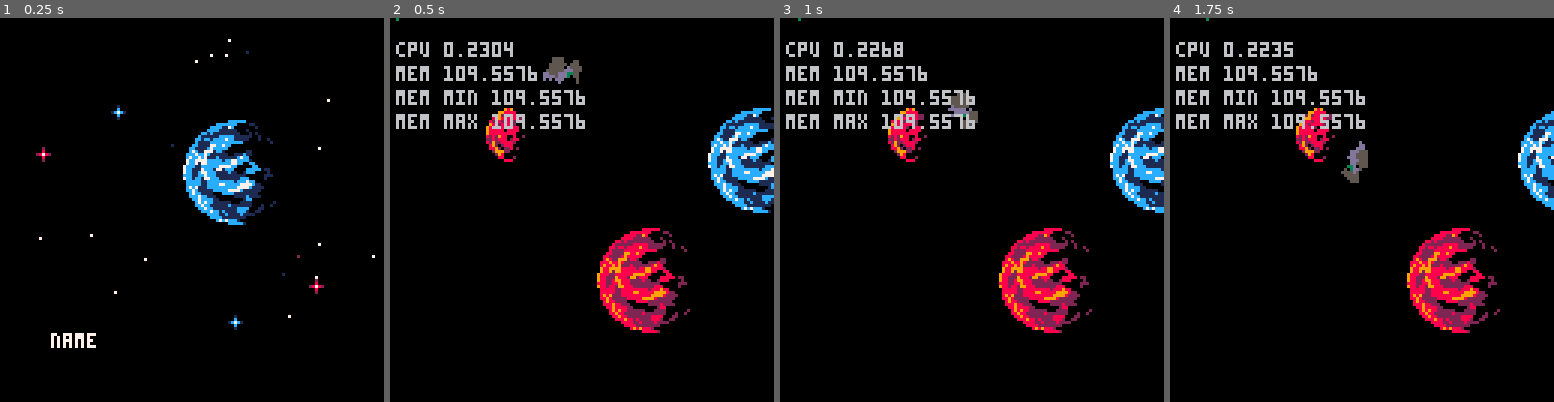
Above: before the commit, frames 1-4 (left to right).
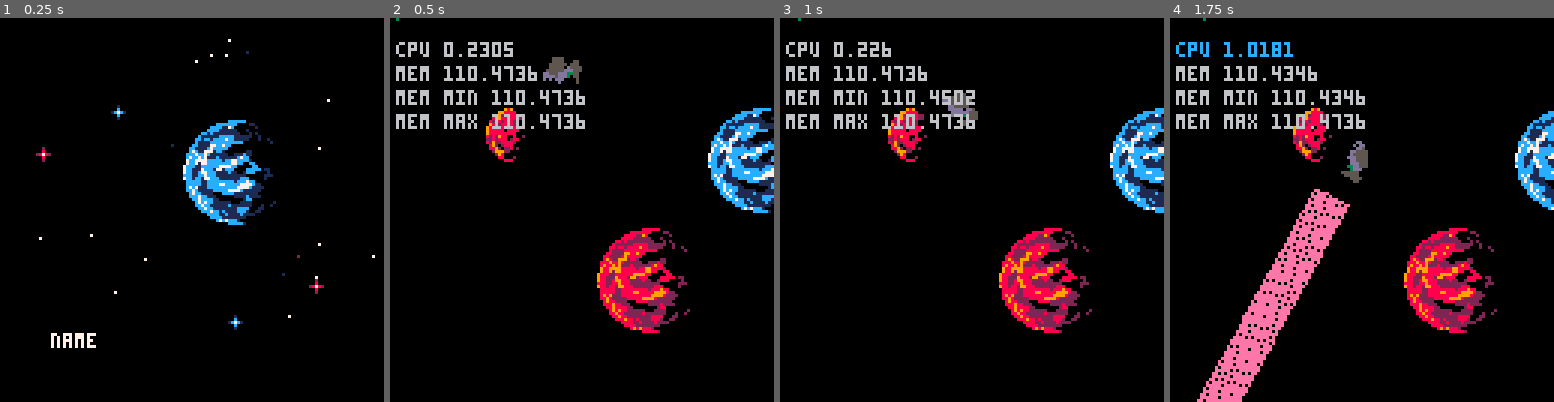
Above: after the commit, the same moments.

Repository: woofers/discord-jam-2
Game: PICO-8 cartridge discord-jam-2.p8
The game is run twice, just before and just after one commit, with the same random seed, the same clock (stepped at 60 frames per second) and the same inputs.
Inputs:
- Up to frame 1 (0.25 s): no input
- Up to frame 2 (0.5 s): tap X (X key) at 0.33 s
- Up to frame 3 (1 s): tap O (Z key) at 0.7 s
- Up to frame 4 (1.75 s): tap X (X key) at 1.07 s; hold Right from 1.6 s (still down); tap O (Z key) at 1.7 s

Frame 1 is identical in both runs. In frame 2, 0.5% of the frame differs, in the area x 17-47%, y 6-29%; in frame 3, 0.6%; in frame 4, 9.9%, in the area x 1-100%, y 0-100%.

Commit message:
Use thick ray for casting

Diff:
--- a/discord-jam-2.p8
+++ b/discord-jam-2.p8
@@ -456,8 +456,9 @@
    self.x = x
    self.y = y
    self.r = 0
-   self.ray_deadzone = 10
-   self.ray_distance = 80
+   self.ray_deadzone = 15
+   self.ray_distance = 140
+   self.ray_thickness = 12
    self.planets = planets
    self.planet_colors = {1, 2, 7, 8, 9, 12}
    self:reset()
@@ -576,6 +577,7 @@
    end
    spawn_new()
    spawn_new()
+   spawn_new()
    local new_pos = { x=self.planet.x + offset_x, y=self.planet.y + offset_y }
    local offset_pos = self:set_pos(t)
    new_pos.x += offset_pos.x
@@ -589,10 +591,12 @@
 
 function player:render(dt)
    draw_player(self.x, self.y, self.r)
-   if draw_ray then
+   if btn(z_key) then
       for i=self.ray_deadzone, self.ray_distance do
-         local x, y = self:ray_location(i)
-         pset(x, y, 14)
+         for j=0, self.ray_thickness do
+           local x, y = self:ray_location(i, j)
+           pset(x, y, 14)
+         end
       end
    end
    pset(self.hit_x, self.hit_y, 3)
@@ -600,20 +604,23 @@
 
 function player:hit_location(dt)
    for i=self.ray_deadzone, self.ray_distance do
-      local x, y = self:ray_location(i)
-      local color = pget(x, y)
-      for j=1, #self.planet_colors do
-         if color == self.planet_colors[j] then
-            self.hit_x, self.hit_y = x, y
-            return x, y
+      for t=0, self.ray_thickness do
+         local x, y = self:ray_location(i, t)
+         local color = pget(x, y)
+         for j=1, #self.planet_colors do
+            if color == self.planet_colors[j] then
+               self.hit_x, self.hit_y = x, y
+               return x, y
+            end
          end
       end
    end
    return false, false
 end
 
-function player:ray_location(r)
-   return rotate(self.x + r, self.y, self.x + 5, self.y + 10, (-self.r) / 360)
+function player:ray_location(r, t)
+   t = t or 0
+   return rotate(self.x + r, self.y + t, self.x + 5, self.y + 10, (-self.r + 10) / 360)
 end
 
 function draw_planet(x, y, size, alt)
